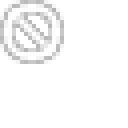
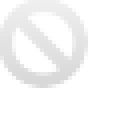
Layered file, before and after one edit (128 × 128). Changes by layer:
renamed "Pasted Layer" to "No", painted on it over [0, 0, 88, 88]
